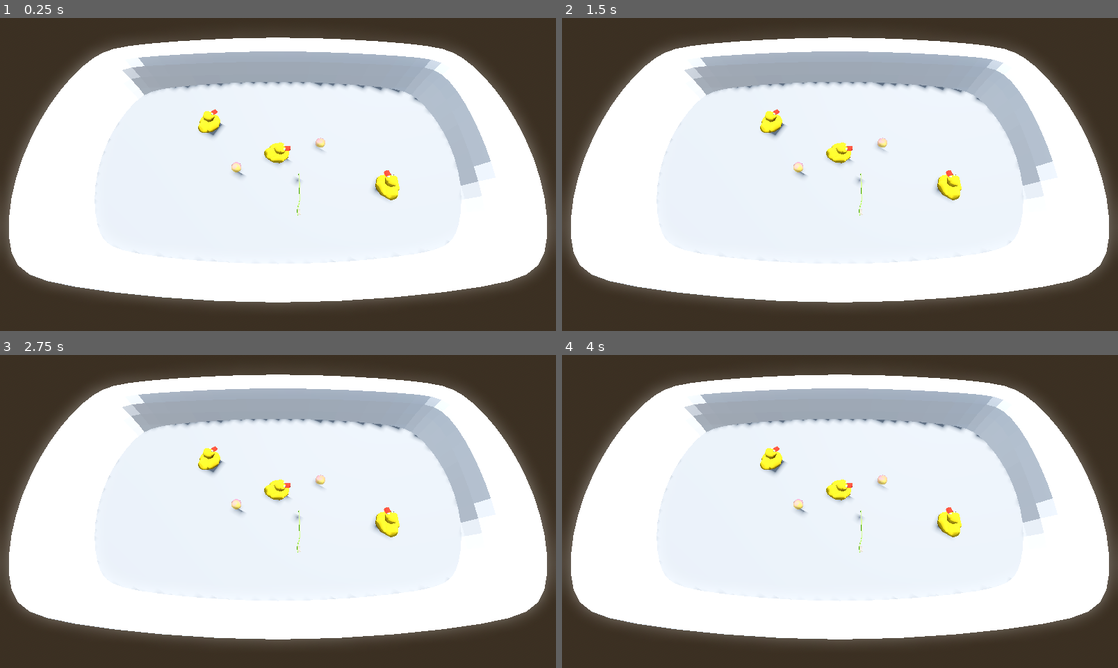
Above: before the commit, frames 1-4 (two rows, left to right).
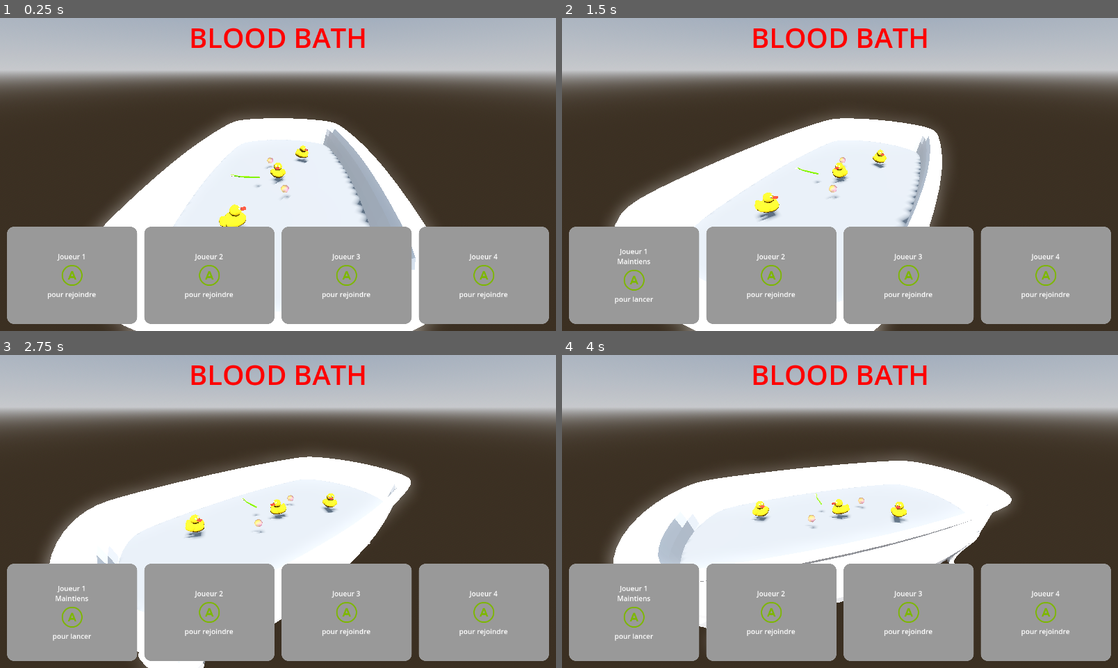
Above: after the commit, the same moments.

Repository: Gr0minet/ggj2025
Game: Godot game, scene res://scenes/test_all.tscn
Same seed, same stepped clock (60 frames per second), same inputs: the game is played once before the commit and once after it. Before the commit the project starts from res://main/main.tscn.
Inputs:
- Up to frame 1 (0.25 s): no input
- Up to frame 2 (1.5 s): hold J (join_game) 0.53-1.28 s; tap G (jump) at 0.77 s; tap 1 at 1.35 s
- Up to frame 3 (2.75 s): tap G (jump) at 1.52 s; tap 2 at 2.1 s
- Up to frame 4 (4 s): tap 3 at 2.85 s; tap G (jump) at 3.02, 3.77 s; tap 4 at 3.6 s

The runs differ from the first frame. In frame 1, 82% of the frame differs, in the area x 0-100%, y 0-100%; in frame 2, 80%; in frame 3, 77%; in frame 4, 76%.

Commit message:
spawn bubbles at start depending on player numbers

Diff:
--- a/godot/main/main.gd
+++ b/godot/main/main.gd
@@ -1,6 +1,8 @@
 extends Node3D
 
 @export var camera:Camera3D = null
+@export var players_parent_node:PlayerSpawns = null
+@export var bubble_scene:PackedScene = null
 
 @onready var _hud: HUD = $HUD
 
@@ -11,6 +13,9 @@
 	#start_level()
 
 func start_level(players:Array[Player]) -> void:
+	_clear_players()
+	_init_players(players)
+
 	camera.current = true
 	_hud.start_timer(3)
 
@@ -27,3 +32,16 @@
 		DisplayServer.window_set_mode(DisplayServer.WINDOW_MODE_FULLSCREEN)
 	else:
 		DisplayServer.window_set_mode(DisplayServer.WINDOW_MODE_WINDOWED)
+
+func _clear_players() -> void:
+	for n in players_parent_node.get_children():
+		players_parent_node.remove_child(n)
+		n.queue_free()
+
+func _init_players(players:Array[Player]) -> void:
+	for p in players:
+		var spawn_pos:Vector3 = players_parent_node.get_and_lock_spawn()
+
+		var bubble:Bubble = bubble_scene.instantiate()
+		players_parent_node.add_child(bubble)
+		bubble.global_position = spawn_pos
--- a/godot/main/main.tscn
+++ b/godot/main/main.tscn
@@ -10,6 +10,7 @@
 [ext_resource type="PackedScene" uid="uid://b2i5bmbjailsa" path="res://item/duck.tscn" id="7_t2yrm"]
 [ext_resource type="PackedScene" uid="uid://de76wbnhfpsty" path="res://item/tooth_brush.tscn" id="8_vqbr5"]
 [ext_resource type="Script" path="res://scripts/debug_draw.gd" id="8_wqv0v"]
+[ext_resource type="Script" path="res://main/player_spawns.gd" id="11_mx223"]
 
 [sub_resource type="ProceduralSkyMaterial" id="ProceduralSkyMaterial_rsayj"]
 sky_horizon_color = Color(0.64625, 0.65575, 0.67075, 1)
@@ -64,9 +65,12 @@
 [sub_resource type="PlaneMesh" id="PlaneMesh_h4pj0"]
 material = SubResource("ShaderMaterial_nyuec")
 
-[node name="Main" type="Node3D"]
+[node name="Main" type="Node3D" node_paths=PackedStringArray("camera", "players_parent_node")]
 transform = Transform3D(1, 0, -1.06581e-14, 0, 1, 0, 1.06581e-14, 0, 1, 0, 0, 0)
 script = ExtResource("1_bujv1")
+camera = NodePath("Camera3D")
+players_parent_node = NodePath("Players")
+bubble_scene = ExtResource("4_1iwhq")
 
 [node name="DirectionalLight3D" type="DirectionalLight3D" parent="."]
 transform = Transform3D(-0.866023, -0.433016, 0.250001, 0, 0.499998, 0.866027, -0.500003, 0.749999, -0.43301, 0, 0, 0)
@@ -211,6 +215,39 @@
 camera = NodePath("../Camera3D")
 draw_flags = 3
 
+[node name="PlayerSpawns" type="Node3D" parent="."]
+script = ExtResource("11_mx223")
+
+[node name="Spawn1" type="Node3D" parent="PlayerSpawns"]
+transform = Transform3D(1, 0, 0, 0, 1, 0, 0, 0, 1, 1.23852, 1.20716, -0.606494)
+
+[node name="Spawn2" type="Node3D" parent="PlayerSpawns"]
+transform = Transform3D(1, 0, 0, 0, 1, 0, 0, 0, 1, 0.134068, 1.20716, -0.606494)
+
+[node name="Spawn3" type="Node3D" parent="PlayerSpawns"]
+transform = Transform3D(1, 0, 0, 0, 1, 0, 0, 0, 1, -1.4492, 1.20716, -0.606494)
+
+[node name="Spawn4" type="Node3D" parent="PlayerSpawns"]
+transform = Transform3D(1, 0, 0, 0, 1, 0, 0, 0, 1, -1.4492, 1.20716, 0.0766094)
+
+[node name="Spawn5" type="Node3D" parent="PlayerSpawns"]
+transform = Transform3D(1, 0, 0, 0, 1, 0, 0, 0, 1, -1.30875, 1.20716, 0.574572)
+
+[node name="Spawn6" type="Node3D" parent="PlayerSpawns"]
+transform = Transform3D(1, 0, 0, 0, 1, 0, 0, 0, 1, -0.414968, 1.20716, 0.574572)
+
+[node name="Spawn7" type="Node3D" parent="PlayerSpawns"]
+transform = Transform3D(1, 0, 0, 0, 1, 0, 0, 0, 1, 0.434123, 1.20716, 0.574572)
+
+[node name="Spawn8" type="Node3D" parent="PlayerSpawns"]
+transform = Transform3D(1, 0, 0, 0, 1, 0, 0, 0, 1, 1.47474, 1.20716, 0.497963)
+
+[node name="Spawn9" type="Node3D" parent="PlayerSpawns"]
+transform = Transform3D(1, 0, 0, 0, 1, 0, 0, 0, 1, 0.466043, 1.20716, -0.108531)
+
+[node name="Spawn10" type="Node3D" parent="PlayerSpawns"]
+transform = Transform3D(1, 0, 0, 0, 1, 0, 0, 0, 1, -0.421353, 1.20716, 0.140451)
+
 [connection signal="timeout" from="HUD/Countdown" to="HUD" method="_on_countdown_timeout"]
 
 [editable path="FLOTTE2"]
--- /dev/null
+++ b/godot/main/player_spawns.gd
@@ -0,0 +1,20 @@
+class_name PlayerSpawns
+extends Node3D
+
+var _spawn_available:Array[Vector3] = []
+
+# Called when the node enters the scene tree for the first time.
+func _ready() -> void:
+	reset_spawns()
+
+func reset_spawns() -> void:
+	_spawn_available = []
+	for c in get_children():
+		_spawn_available.append(c.global_position)
+
+# Returns -1,-1,-1 if no available
+func get_and_lock_spawn() -> Vector3:
+	if len(_spawn_available) == 0:
+		return Vector3(-1, -1, -1)
+
+	return _spawn_available.pop_at(randi_range(0, len(_spawn_available)))
--- a/godot/project.godot
+++ b/godot/project.godot
@@ -11,7 +11,7 @@
 [application]
 
 config/name="GGJ2025"
-run/main_scene="res://main/main.tscn"
+run/main_scene="res://scenes/test_all.tscn"
 config/features=PackedStringArray("4.3", "Forward Plus")
 config/icon="res://icon.svg"
 
@@ -82,6 +82,7 @@
 full_screen={
 "deadzone": 0.5,
 "events": [Object(InputEventKey,"resource_local_to_scene":false,"resource_name":"","device":-1,"window_id":0,"alt_press …(195 unchanged characters)…
+, Object(InputEventKey,"resource_local_to_scene":false,"resource_name":"","device":-1,"window_id":0,"alt_pressed":true,"shift_pressed":false,"ctrl_pressed":false,"meta_pressed":false,"pressed":false,"keycode":0,"physical_keycode":4194309,"key_label":0,"unicode":0,"location":0,"echo":false,"script":null)
 ]
 }
 exit={
--- a/godot/scenes/Game.gd
+++ b/godot/scenes/Game.gd
@@ -5,6 +5,7 @@
 
 # Called when the node enters the scene tree for the first time.
 func _ready() -> void:
+	randomize()
 	menu.request_game_start.connect(_on_request_game_start)
 
 
--- a/godot/scenes/test_all.tscn
+++ b/godot/scenes/test_all.tscn
@@ -12,8 +12,8 @@
 
 [node name="Menu" parent="." instance=ExtResource("1_2cjic")]
 
-[node name="Main" parent="." node_paths=PackedStringArray("camera") instance=ExtResource("2_nvhr7")]
-camera = NodePath("Camera3D")
+[node name="Main" parent="." node_paths=PackedStringArray("players_parent_node") instance=ExtResource("2_nvhr7")]
+players_parent_node = NodePath("PlayerSpawns")
 
 [node name="RotateCameraAnchor" type="Node3D" parent="." node_paths=PackedStringArray("look_at_target", "camera")]
 script = ExtResource("3_mkfek")
Not shown: 1 places in godot/main/main.tscn that only renumber resources
